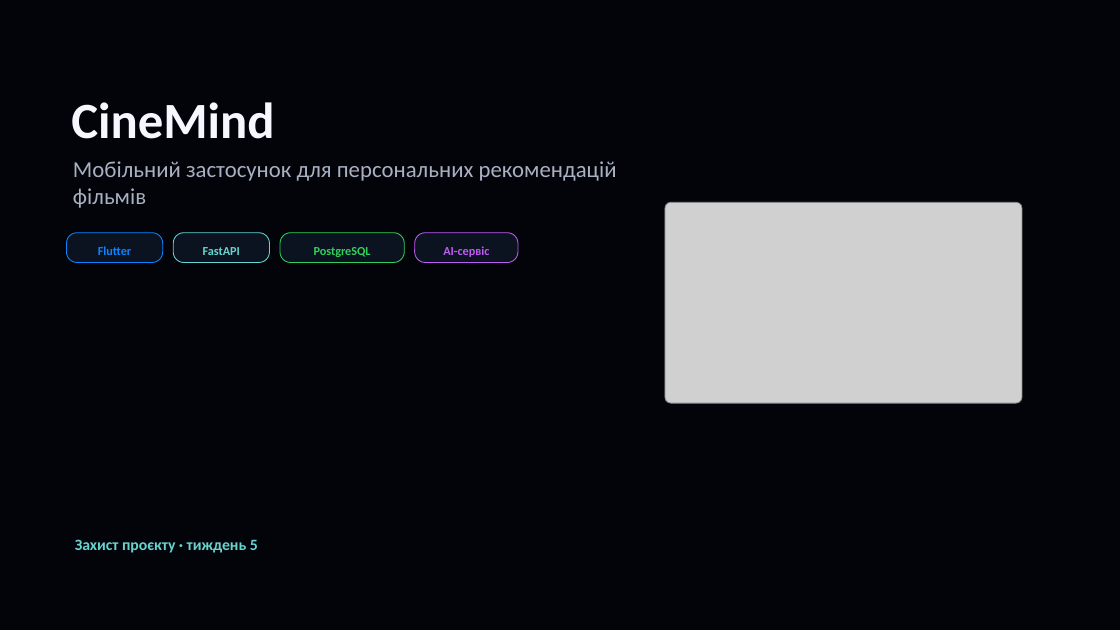
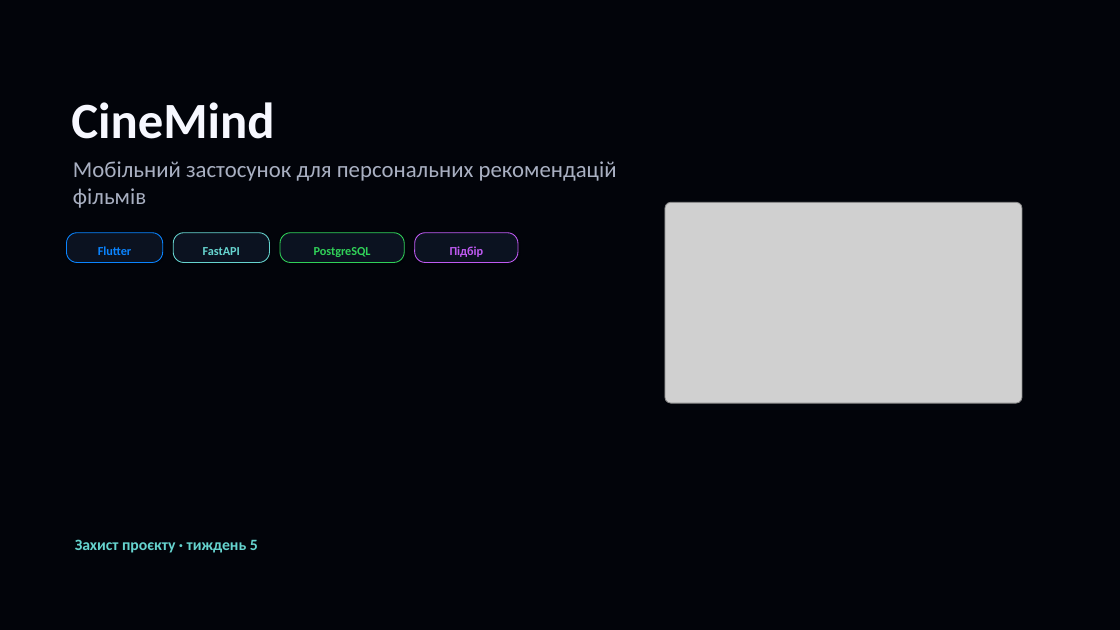
Before and after one commit to Vanil-CEO/CineMind-movie-ai, a slide deck: slide 1 of docs/presentations/CineMind_захист_проєкту.pptx. Drawn at 1120x630 pixels with LibreOffice and Linux fonts; fonts in the diff are those of the drawing; grey boxes stand for pictures. Boxes give left, top, right and bottom in pixels: in the first picture for what was removed or moved away, otherwise in the second. Text is boxed around its words. In the diff, an @@ line names an element or a change of style, - is before the commit and + after.

```diff
--- a/docs/presentations/CineMind_захист_проєкту.pptx
+++ b/docs/presentations/CineMind_захист_проєкту.pptx
@@ text at box(450, 246, 484, 257): text changed @@
-AI-сервіс
+Підбір
```
Also in this commit, not shown: 6 other slides changed, 1 slide added, 1 other file.
